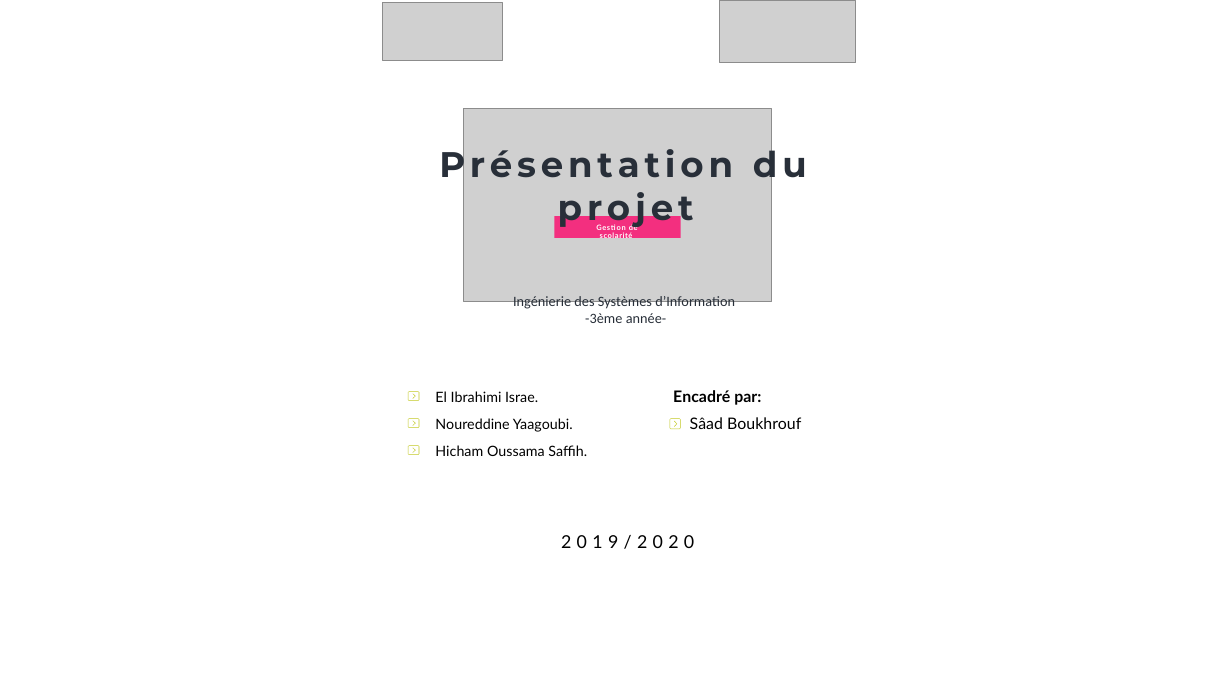
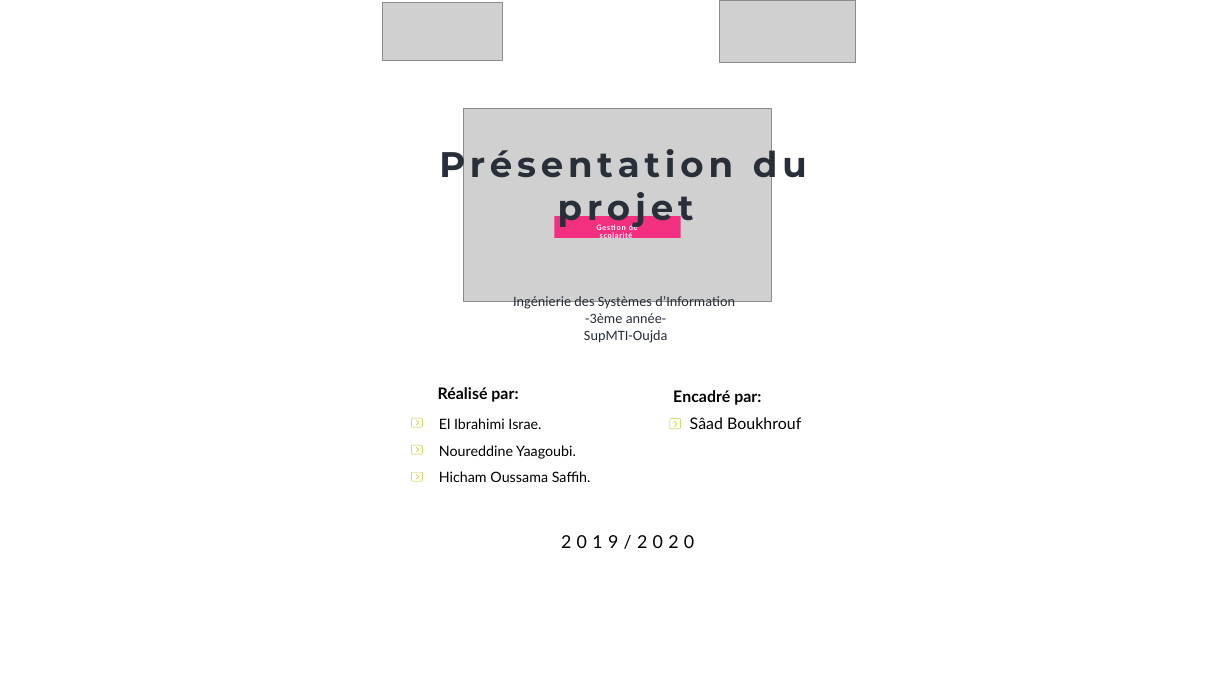
Before and after one commit to AppScolarite/AppGestionScolarite, a slide deck: slide 1 of Documents/Presentation.pptx. Drawn at 1232x693 pixels with LibreOffice and Linux fonts; fonts in the diff are those of the drawing; grey boxes stand for pictures; background and template pictures are left out. Boxes give left, top, right and bottom in pixels: in the first picture for what was removed or moved away, otherwise in the second. Text is boxed around its words. In the diff, an @@ line names an element or a change of style, - is before the commit and + after.

Commit message:
presentation

```diff
--- a/Documents/Presentation.pptx
+++ b/Documents/Presentation.pptx
@@ text at (584,330,668,343): paragraph added @@
+SupMTI-Oujda
@@ text added at (438,387,518,402), 12.5 pt, text #000000, bold @@
+Réalisé par:
@@ 3 texts, 3 freeform shapes: place and size @@
-3 texts, 3 freeform shapes at (408,391,587,456)
+3 texts, 3 freeform shapes at (411,418,591,482)
```
Also in this commit, not shown: 1 slide added.
